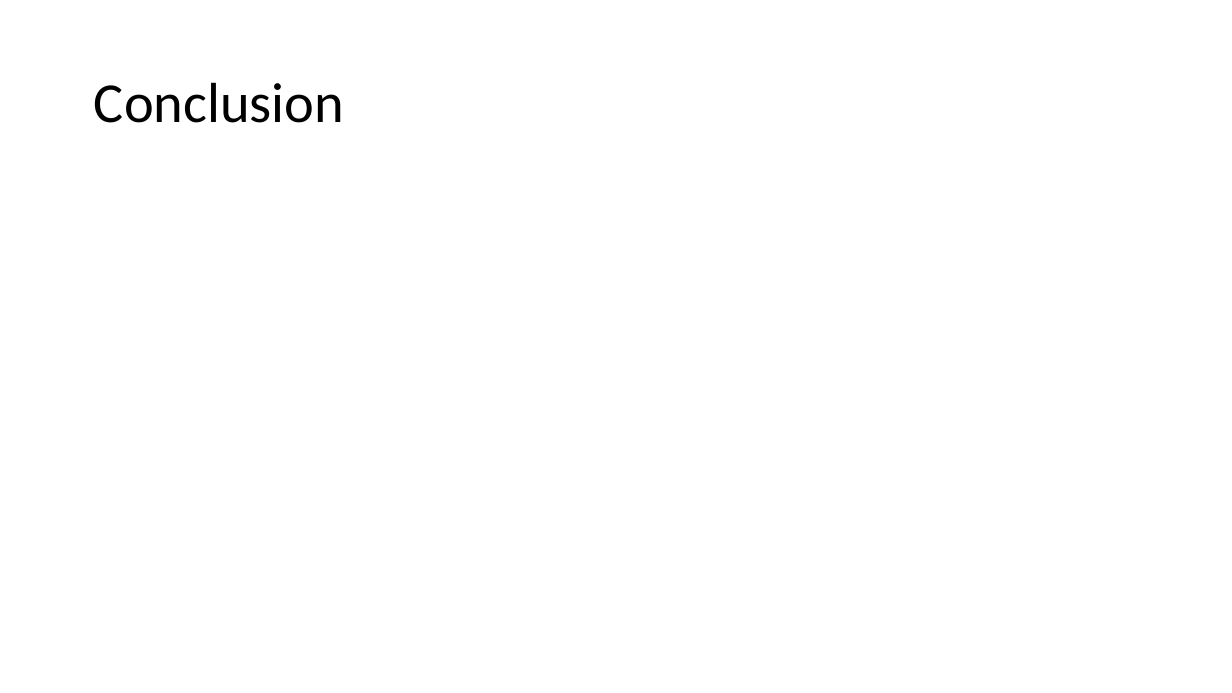
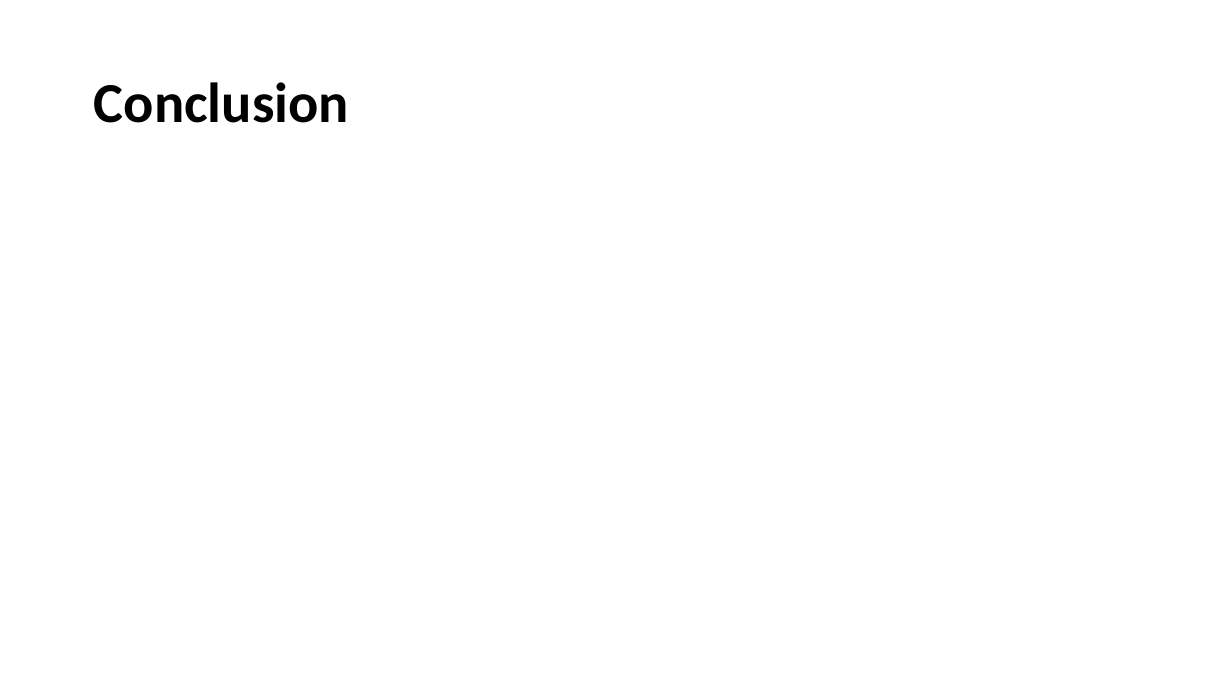
Before and after one commit to DaloonOfDoom/E21SWD_Assignment, a slide deck: slide 9 of Slides/The Decorator pattern.pptx. Drawn at 1232x693 pixels with LibreOffice and Linux fonts; fonts in the diff are those of the drawing. Boxes give left, top, right and bottom in pixels: in the first picture for what was removed or moved away, otherwise in the second. Text is boxed around its words. In the diff, an @@ line names an element or a change of style, - is before the commit and + after.

```diff
--- a/Slides/The Decorator pattern.pptx
+++ b/Slides/The Decorator pattern.pptx
@@ title "Conclusion" at [94,82,349,123]: bold on @@
```
Also in this commit, not shown: 5 other slides changed, 2 slides added, 2 slides removed.
